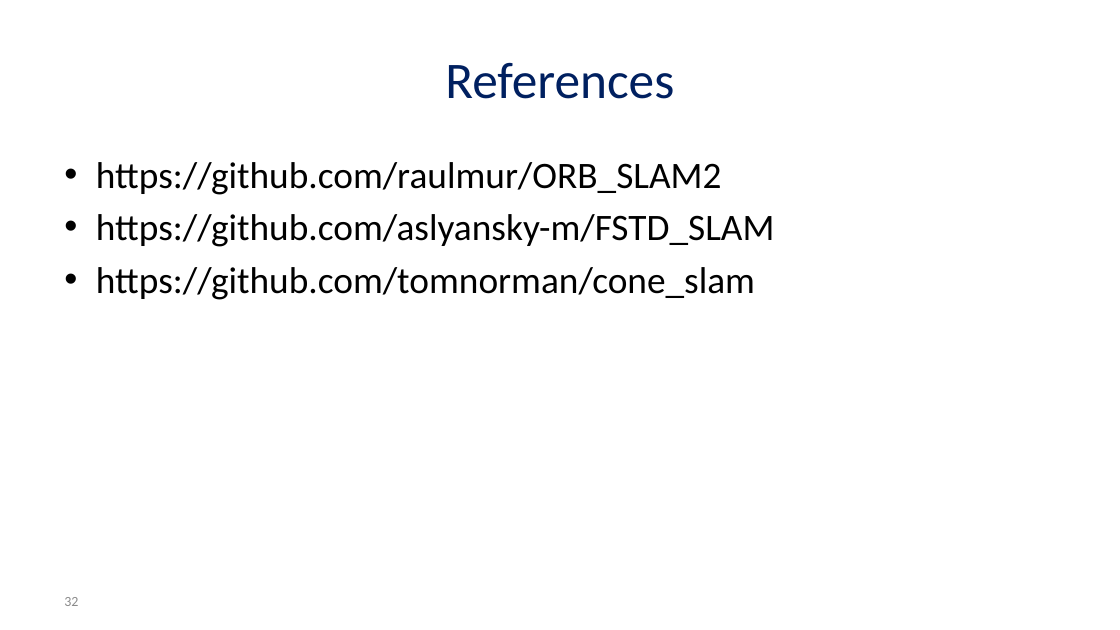
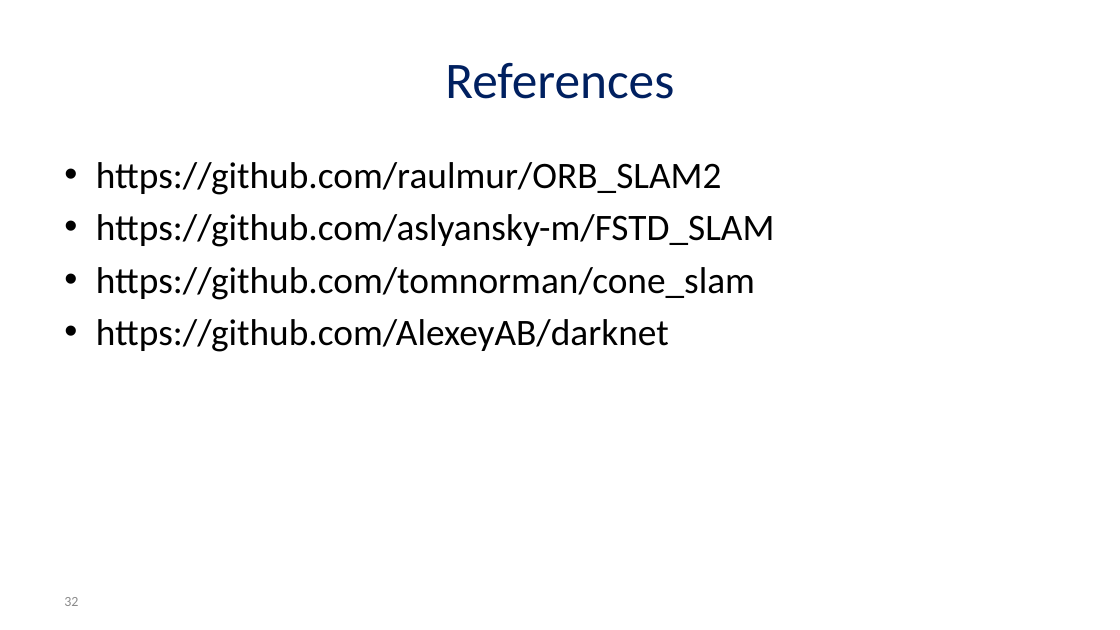
Before and after one commit to tomnorman/cone_slam, a slide deck: slide 32 of presentation.pptx. Drawn at 1120x630 pixels with LibreOffice and Linux fonts; fonts in the diff are those of the drawing. Boxes give left, top, right and bottom in pixels: in the first picture for what was removed or moved away, otherwise in the second. Text is boxed around its words. In the diff, an @@ line names an element or a change of style, - is before the commit and + after.

```diff
--- a/presentation.pptx
+++ b/presentation.pptx
@@ text at (96,319,669,352): paragraph added @@
+• https://github.com/AlexeyAB/darknet
```
Also in this commit, not shown: 5 other slides changed.
